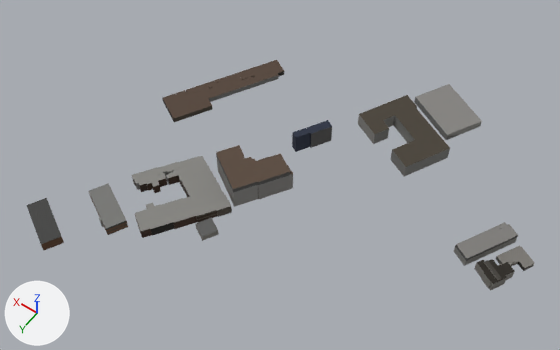
The glTF model v2/tiles/t_4_-3.far.glb, before and after one commit.
Camera for both pictures: a camera (50 mm lens) standing at (979.0, 880.0, 390.0) and looking at (1150.0, 639.0, 12.0). The lights are fixed; the arrows at lower left show +X, +Y and +Z. The first picture is the older version. Where no turn or scale is listed for an object, it has been applied to the vertices. Vertices at exactly the same position are counted once.

The first picture shows 'opaque'.
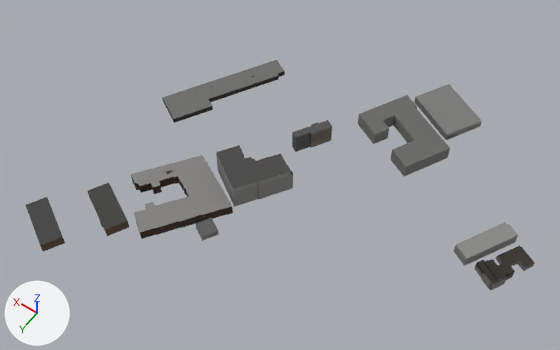
Where the newer file only moved an object's origin or applied its transform, the numbers keep the older frame.

Where the change shows, as pixel boxes (x1, y1, x2, y2) in the pictures (560 x 350 px; the box of a moved part takes in the faces that stretch with it):
'opaque', reshaped
    before: (27, 60, 534, 290)
    after: (26, 60, 534, 290)
part 1 of me_opaque, moved or reshaped
    before: (27, 156, 231, 251)
    after: (26, 155, 233, 251)
part 2 of me_opaque, moved or reshaped
    before: (163, 62, 278, 100)
    after: (192, 62, 278, 93)
part 3 of me_opaque, moved or reshaped
    before: (293, 128, 311, 137)
    after: (311, 122, 332, 148)
part 4 of me_opaque, surface changed
    both: (164, 60, 534, 281)

The edits, one by one:
me_opaque is used by ob_opaque; location (1130.3, 630.6, 8.9).
me_opaque had 1360 vertices, 1589 faces and spanned x -134.0..134.0, y -129.0..129.0, z -9.0..9.0.
me_opaque now has 1306 vertices, 1529 faces and spans x -134.0..135.0, y -129.0..129.0, z -9.0..9.0.
me_opaque part 1: 89 vertices moved from x 32.0..106.0, y 21.0..129.0, z -9.0..-2.0 to x 32.0..106.0, y 24.0..129.0, z -9.0..-2.0; 415 vertices removed from x 32.0..134.0, y 21.0..129.0, z -9.0..-2.0; 343 vertices added at x 34.0..135.0, y 22.0..114.0, z -9.0..-2.0.
me_opaque part 2: 2 vertices moved from x 110.0..112.0, y -33.0..-32.0, z -5.0 to x 108.0..113.0, y -33.0..-30.0, z -5.0; 42 vertices removed from x 81.0..127.0, y -74.0..-4.0, z -9.0..-5.0; 57 vertices added at x 82.0..118.0, y -71.0..-22.0, z -9.0..-5.0.
me_opaque part 3: 1 vertex moved from x 28.0, y -31.0, z -9.0 to x 26.0, y -35.0, z -9.0; 25 vertices removed from x 20.0..32.0, y -45.0..-22.0, z -9.0..5.0; 28 vertices added at x 15.0..26.0, y -42.0..-29.0, z -9.0..5.0.
me_opaque part 4: 156 kept faces spanning x -134.0..126.0, y -80.0..59.0, z -9.0..5.0 get new texture (UV) coordinates.
